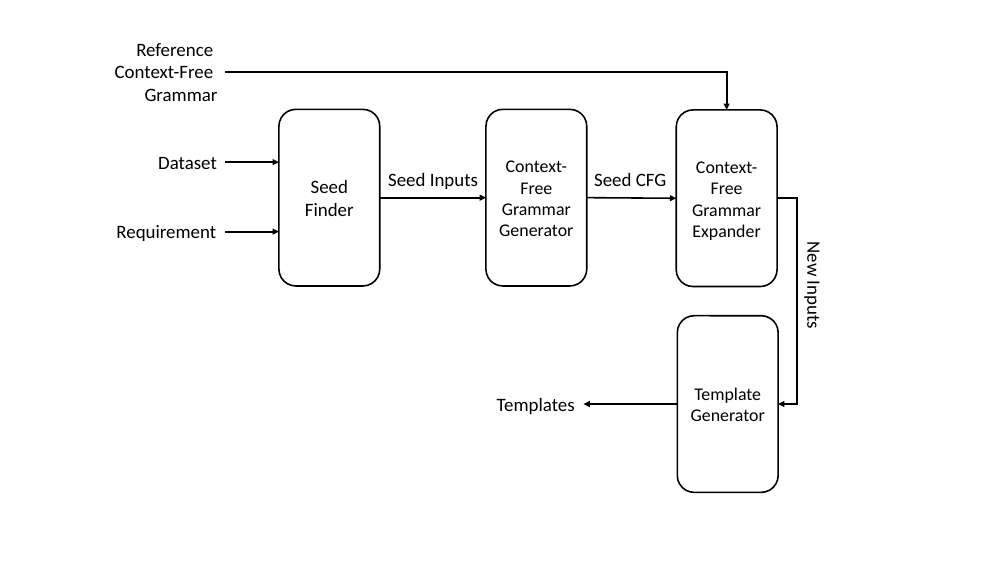
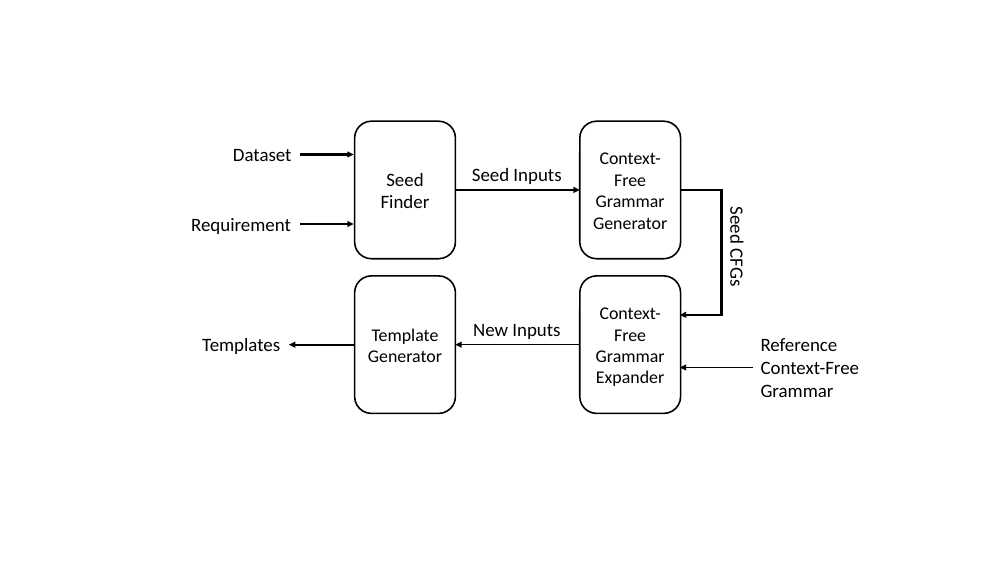
Before and after one commit to jasonlee27/alict, a slide deck: slide 1 of paper/issta22/figs/overall.pptx. Drawn at 1008x567 pixels with LibreOffice and Linux fonts; fonts in the diff are those of the drawing. Boxes give left, top, right and bottom in pixels: in the first picture for what was removed or moved away, otherwise in the second. Text is boxed around its words. In the diff, an @@ line names an element or a change of style, - is before the commit and + after.

```diff
--- a/paper/issta22/figs/overall.pptx
+++ b/paper/issta22/figs/overall.pptx
@@ elbow arrow removed from (225, 72) to (727, 110) @@
@@ text "Dataset": place and size @@
-text "Dataset" at <box>158,157,217,169</box>
+text "Dataset" at <box>233,149,292,161</box>
@@ rounded rectangle "Seed": place and size @@
-rounded rectangle "Seed" at <box>279,110,380,287</box>
+rounded rectangle "Seed" at <box>355,121,455,259</box>
@@ rounded rectangle "Context-Free Grammar": place and size @@
-rounded rectangle "Context-Free Grammar" at <box>486,110,587,287</box>
+rounded rectangle "Context-Free Grammar" at <box>580,121,681,259</box>
@@ arrow moved from (225, 162) - (279, 162) to (300, 154) - (354, 154) @@
@@ text "Seed Inputs": place and size @@
-text "Seed Inputs" at <box>388,173,478,189</box>
+text "Seed Inputs" at <box>472,168,561,184</box>
@@ text "Requirement": place and size @@
-text "Requirement" at <box>116,225,216,241</box>
+text "Requirement" at <box>191,218,291,234</box>
@@ arrow moved from (380, 197) - (486, 197) to (455, 190) - (580, 190) @@
@@ elbow arrow added from (681, 190) to (680, 315), #000000 2 pt @@
@@ text "Seed CFGs" at <box>725,210,748,286</box>: rotation 0 to 90 degrees @@
@@ elbow arrow removed from (777, 198) to (778, 404) @@
@@ arrow moved from (225, 231) - (279, 231) to (300, 224) - (354, 224) @@
@@ text at <box>725,210,748,286</box>: text changed @@
-Seed CFG
+Seed CFGs
@@ rounded rectangle "Template": place and size @@
-rounded rectangle "Template" at <box>678,316,778,493</box>
+rounded rectangle "Template" at <box>355,276,455,414</box>
@@ rounded rectangle "Context-Free Grammar": place and size @@
-rounded rectangle "Context-Free Grammar" at <box>677,110,777,287</box>
+rounded rectangle "Context-Free Grammar" at <box>580,276,681,414</box>
@@ text "New Inputs": place and size @@
-text "New Inputs" at <box>802,245,825,328</box>
+text "New Inputs" at <box>473,324,560,339</box>
@@ text "New Inputs" at <box>473,324,560,339</box>: rotation 90 to 0 degrees @@
@@ text "Templates": place and size @@
-text "Templates" at <box>497,398,575,414</box>
+text "Templates" at <box>202,338,280,354</box>
@@ arrow moved from (678, 404) - (584, 404) to (355, 345) - (289, 345) @@
@@ arrow moved from (587, 197) - (677, 198) to (580, 345) - (455, 345) @@
@@ text "Reference": place and size @@
-text "Reference" at <box>115,43,218,101</box>
+text "Reference" at <box>761,338,860,397</box>
@@ text "Reference" at <box>761,338,860,397</box>: alignment right to left @@
@@ arrow added from (753, 368) to (680, 368), #000000 1.5 pt @@
```
Also in this commit, not shown: 1 slide added, 8 other files.
